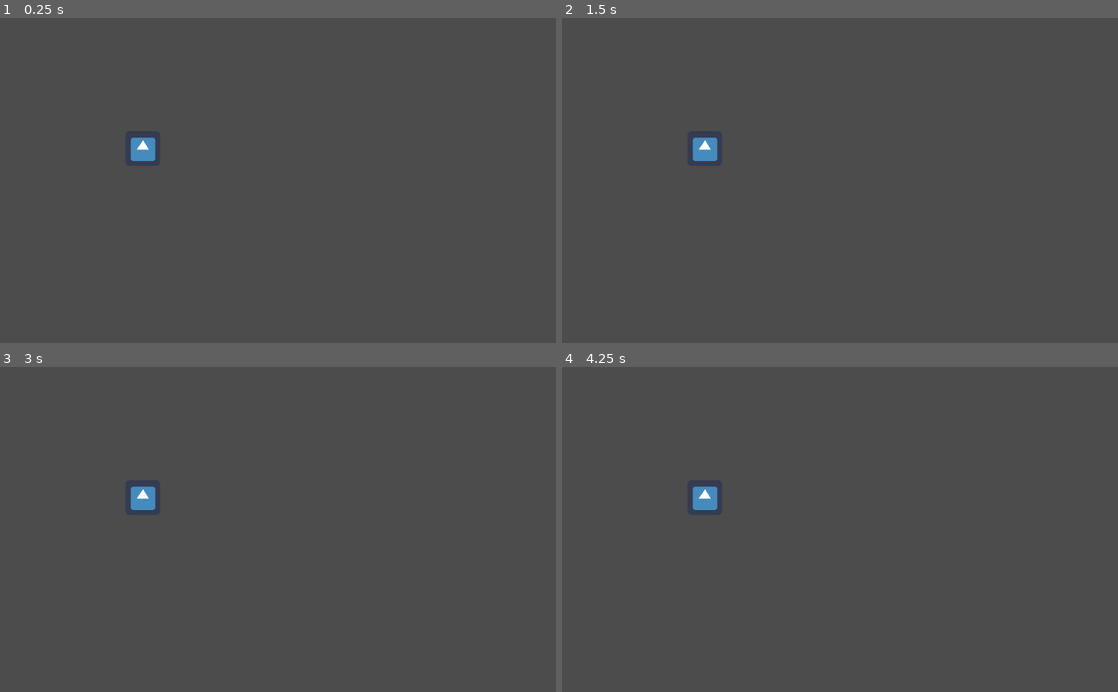
Above: before the commit, frames 1-4 (two rows, left to right).
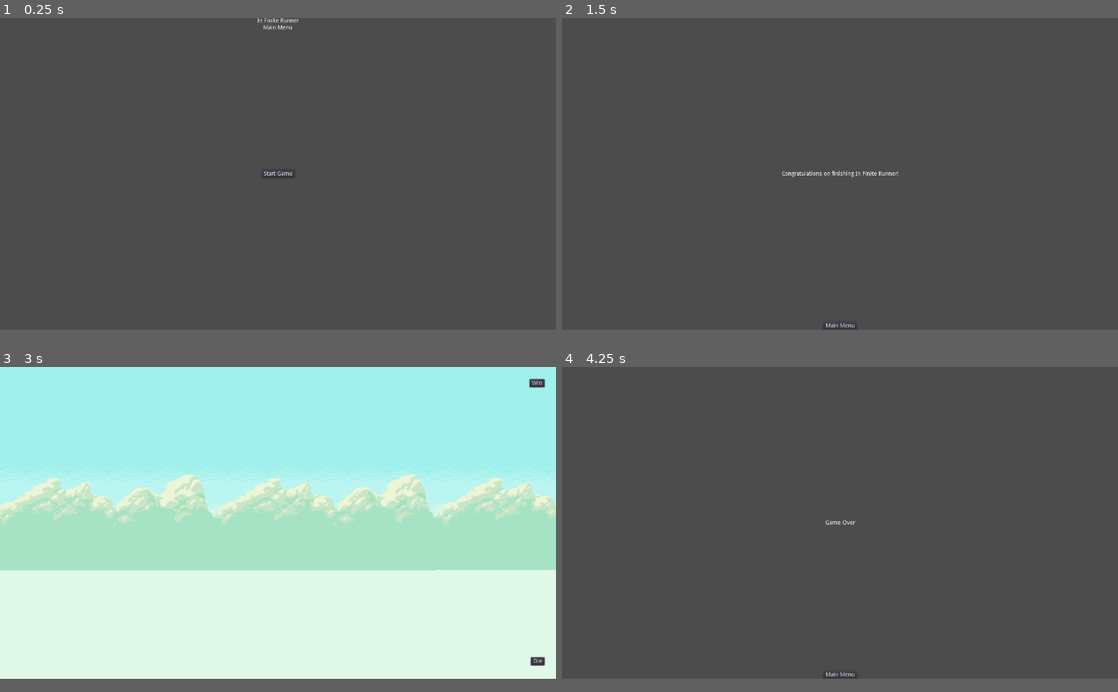
Above: after the commit, the same moments.

Repository: CaptainStack/in-finite-runner
Game: Godot game, scene res://main.tscn
Two runs of this game, one before a commit and one after it. Both use one fixed random seed, a clock stepped at 60 frames per second and the inputs below. Before the commit the project has no main scene; this scene is started directly in both runs. The engine's default icon, where the game draws it, is replaced by a stand-in: a white triangle on a blue panel in a dark square.
Inputs (mouse positions are in pixels of both pictures, inside the frame that each line leads up to):
- Up to frame 1 (0.25 s): no input
- Up to frame 2 (1.5 s): click (840, 180) at 0.5 s, where only the run after the commit has a clickable "Start Game"; click (1101, 34) at 1.25 s, where only the run after the commit has a clickable "Win"
- Up to frame 3 (3 s): click (278, 688) at 2 s, where only the run after the commit has a clickable "Main Menu"; click (278, 529) at 2.75 s, where only the run after the commit has a clickable "Start Game"
- Up to frame 4 (4.25 s): click (1101, 672) at 3.5 s, where only the run after the commit has a clickable "Die"
The window is 800x468 before the commit and 800x449 after it. Grey fills any space a smaller window leaves; there, only what the larger window draws over its background counts as a difference.

The runs differ from the first frame. In frame 1, 0.4% of the frame differs, in the area x 23-54%, y 0-50%; in frame 2, 0.5%; in frame 3, 96%, in the area x 0-100%, y 0-96%; in frame 4, 0.4%.

Commit message:
Add basic gameflow/menu structure

Diff:
--- /dev/null
+++ b/failure.gd
@@ -0,0 +1,15 @@
+extends CanvasLayer
+
+# class member variables go here, for example:
+# var a = 2
+# var b = "textvar"
+
+func _ready():
+	# Called when the node is added to the scene for the first time.
+	# Initialization here
+	pass
+
+#func _process(delta):
+#	# Called every frame. Delta is time since last frame.
+#	# Update game logic here.
+#	pass
--- /dev/null
+++ b/failure.tscn
@@ -0,0 +1,45 @@
+[gd_scene load_steps=3 format=2]
+
+[ext_resource path="res://failure.gd" type="Script" id=1]
+[ext_resource path="res://main_menu_button.tscn" type="PackedScene" id=2]
+
+[node name="failure" type="CanvasLayer"]
+
+layer = 1
+offset = Vector2( 0, 0 )
+rotation = 0.0
+scale = Vector2( 1, 1 )
+transform = Transform2D( 1, 0, 0, 1, 0, 0 )
+script = ExtResource( 1 )
+
+[node name="Label" type="Label" parent="." index="0"]
+
+anchor_left = 0.5
+anchor_top = 0.5
+anchor_right = 0.5
+anchor_bottom = 0.5
+margin_left = -36.5
+margin_top = -7.0
+margin_right = 36.5
+margin_bottom = 7.0
+rect_pivot_offset = Vector2( 0, 0 )
+rect_clip_content = false
+mouse_filter = 2
+mouse_default_cursor_shape = 0
+size_flags_horizontal = 1
+size_flags_vertical = 4
+text = "Game Over"
+percent_visible = 1.0
+lines_skipped = 0
+max_lines_visible = -1
+
+[node name="main_menu_button" parent="." index="1" instance=ExtResource( 2 )]
+
+anchor_left = 0.5
+anchor_top = 1.0
+anchor_right = 0.5
+anchor_bottom = 1.0
+margin_left = -41.5
+margin_top = -20.0
+margin_right = 41.5
+margin_bottom = 0.0
--- /dev/null
+++ b/game.gd
@@ -0,0 +1,23 @@
+extends Node
+
+# class member variables go here, for example:
+# var a = 2
+# var b = "textvar"
+
+func _ready():
+	# Called when the node is added to the scene for the first time.
+	# Initialization here
+	pass
+
+#func _process(delta):
+#	# Called every frame. Delta is time since last frame.
+#	# Update game logic here.
+#	pass
+
+
+func _on_win_pressed():
+	get_tree().change_scene("res://success.tscn")
+
+
+func _on_die_pressed():
+	get_tree().change_scene("res://failure.tscn")
--- /dev/null
+++ b/game.tscn
@@ -0,0 +1,64 @@
+[gd_scene load_steps=3 format=2]
+
+[ext_resource path="res://game.gd" type="Script" id=1]
+[ext_resource path="res://parallax_background.tscn" type="PackedScene" id=2]
+
+[node name="game" type="Node"]
+
+script = ExtResource( 1 )
+
+[node name="parallax_background" parent="." index="0" instance=ExtResource( 2 )]
+
+[node name="win" type="Button" parent="." index="1"]
+
+anchor_left = 0.0
+anchor_top = 0.0
+anchor_right = 0.0
+anchor_bottom = 0.0
+margin_left = 1301.0
+margin_top = 30.0
+margin_right = 1338.0
+margin_bottom = 50.0
+rect_pivot_offset = Vector2( 0, 0 )
+rect_clip_content = false
+focus_mode = 2
+mouse_filter = 0
+mouse_default_cursor_shape = 0
+size_flags_horizontal = 1
+size_flags_vertical = 1
+toggle_mode = false
+enabled_focus_mode = 2
+shortcut = null
+group = null
+text = "Win"
+flat = false
+align = 1
+
+[node name="die" type="Button" parent="." index="2"]
+
+anchor_left = 0.0
+anchor_top = 0.0
+anchor_right = 0.0
+anchor_bottom = 0.0
+margin_left = 1304.0
+margin_top = 715.0
+margin_right = 1338.0
+margin_bottom = 735.0
+rect_pivot_offset = Vector2( 0, 0 )
+rect_clip_content = false
+focus_mode = 2
+mouse_filter = 0
+mouse_default_cursor_shape = 0
+size_flags_horizontal = 1
+size_flags_vertical = 1
+toggle_mode = false
+enabled_focus_mode = 2
+shortcut = null
+group = null
+text = "Die"
+flat = false
+align = 1
+
+[connection signal="pressed" from="win" to="." method="_on_win_pressed"]
+
+[connection signal="pressed" from="die" to="." method="_on_die_pressed"]
--- /dev/null
+++ b/main.gd
@@ -0,0 +1,19 @@
+extends CanvasLayer
+
+# class member variables go here, for example:
+# var a = 2
+# var b = "textvar"
+
+func _ready():
+	# Called when the node is added to the scene for the first time.
+	# Initialization here
+	pass
+
+#func _process(delta):
+#	# Called every frame. Delta is time since last frame.
+#	# Update game logic here.
+#	pass
+
+
+func _on_Button_pressed():
+	get_tree().change_scene("res://game.tscn")
--- a/main.tscn
+++ b/main.tscn
@@ -1,8 +1,61 @@
 [gd_scene load_steps=2 format=2]
 
-[ext_resource path="res://icon.png" type="Texture" id=1]
+[ext_resource path="res://main.gd" type="Script" id=1]
 
-[node name="icon" type="Sprite" index="0"]
+[node name="main" type="CanvasLayer"]
 
-position = Vector2( 263, 241 )
-texture = ExtResource( 1 )
+layer = 1
+offset = Vector2( 0, 0 )
+rotation = 0.0
+scale = Vector2( 1, 1 )
+transform = Transform2D( 1, 0, 0, 1, 0, 0 )
+script = ExtResource( 1 )
+
+[node name="Label" type="Label" parent="." index="0"]
+
+anchor_left = 0.5
+anchor_top = 0.0
+anchor_right = 0.5
+anchor_bottom = 0.0
+margin_left = -51.0
+margin_right = 51.0
+margin_bottom = 31.0
+rect_pivot_offset = Vector2( 0, 0 )
+rect_clip_content = false
+mouse_filter = 2
+mouse_default_cursor_shape = 0
+size_flags_horizontal = 1
+size_flags_vertical = 4
+text = "In Finite Runner
+Main Menu"
+align = 1
+percent_visible = 1.0
+lines_skipped = 0
+max_lines_visible = -1
+
+[node name="Button" type="Button" parent="." index="1"]
+
+anchor_left = 0.5
+anchor_top = 0.5
+anchor_right = 0.5
+anchor_bottom = 0.5
+margin_left = -41.5
+margin_top = -10.0
+margin_right = 41.5
+margin_bottom = 10.0
+rect_pivot_offset = Vector2( 0, 0 )
+rect_clip_content = false
+focus_mode = 2
+mouse_filter = 0
+mouse_default_cursor_shape = 0
+size_flags_horizontal = 1
+size_flags_vertical = 1
+toggle_mode = false
+enabled_focus_mode = 2
+shortcut = null
+group = null
+text = "Start Game"
+flat = false
+align = 1
+
+[connection signal="pressed" from="Button" to="." method="_on_Button_pressed"]
--- /dev/null
+++ b/main_menu_button.gd
@@ -0,0 +1,19 @@
+extends Button
+
+# class member variables go here, for example:
+# var a = 2
+# var b = "textvar"
+
+func _ready():
+	# Called when the node is added to the scene for the first time.
+	# Initialization here
+	pass
+
+#func _process(delta):
+#	# Called every frame. Delta is time since last frame.
+#	# Update game logic here.
+#	pass
+
+
+func _on_main_menu_button_pressed():
+	get_tree().change_scene("res://main.tscn")
--- /dev/null
+++ b/main_menu_button.tscn
@@ -0,0 +1,29 @@
+[gd_scene load_steps=2 format=2]
+
+[ext_resource path="res://main_menu_button.gd" type="Script" id=1]
+
+[node name="main_menu_button" type="Button"]
+
+anchor_left = 0.0
+anchor_top = 0.0
+anchor_right = 0.0
+anchor_bottom = 0.0
+margin_right = 12.0
+margin_bottom = 20.0
+rect_pivot_offset = Vector2( 0, 0 )
+rect_clip_content = false
+focus_mode = 2
+mouse_filter = 0
+mouse_default_cursor_shape = 0
+size_flags_horizontal = 1
+size_flags_vertical = 1
+toggle_mode = false
+enabled_focus_mode = 2
+shortcut = null
+group = null
+text = "Main Menu"
+flat = false
+align = 1
+script = ExtResource( 1 )
+
+[connection signal="pressed" from="." to="." method="_on_main_menu_button_pressed"]
--- /dev/null
+++ b/parallax_background.tscn
@@ -0,0 +1,72 @@
+[gd_scene load_steps=3 format=2]
+
+[ext_resource path="res://assets/sky.png" type="Texture" id=1]
+[ext_resource path="res://assets/clouds.png" type="Texture" id=2]
+
+[node name="parallax_background" type="ParallaxBackground"]
+
+layer = -1
+offset = Vector2( 0, 0 )
+rotation = 0.0
+scale = Vector2( 1, 1 )
+transform = Transform2D( 1, 0, 0, 1, 0, 0 )
+scroll_offset = Vector2( 0, 0 )
+scroll_base_offset = Vector2( 0, 0 )
+scroll_base_scale = Vector2( 1, 1 )
+scroll_limit_begin = Vector2( 0, 0 )
+scroll_limit_end = Vector2( 0, 0 )
+scroll_ignore_camera_zoom = true
+
+[node name="sky" type="ParallaxLayer" parent="." index="0"]
+
+motion_scale = Vector2( 1, 1 )
+motion_offset = Vector2( 0, 0 )
+motion_mirroring = Vector2( 0, 0 )
+
+[node name="Sprite" type="Sprite" parent="sky" index="0"]
+
+position = Vector2( 0.325195, -2.13025 )
+scale = Vector2( 12.3, 2.6 )
+texture = ExtResource( 1 )
+centered = false
+_sections_unfolded = [ "Animation", "Material", "Offset", "Region", "Transform", "Visibility", "Z Index" ]
+
+[node name="clouds" type="ParallaxLayer" parent="." index="1"]
+
+motion_scale = Vector2( 1, 1 )
+motion_offset = Vector2( 0, 0 )
+motion_mirroring = Vector2( 0, 0 )
+
+[node name="clouds" type="Sprite" parent="clouds" index="0"]
+
+position = Vector2( 254.718, 382.792 )
+texture = ExtResource( 2 )
+_sections_unfolded = [ "Offset" ]
+
+[node name="clouds2" type="Sprite" parent="clouds" index="1"]
+
+position = Vector2( 797.191, 382.524 )
+texture = ExtResource( 2 )
+
+[node name="clouds3" type="Sprite" parent="clouds" index="2"]
+
+position = Vector2( 1340.85, 382.41 )
+texture = ExtResource( 2 )
+
+[node name="sea" type="ParallaxLayer" parent="." index="2"]
+
+motion_scale = Vector2( 1, 1 )
+motion_offset = Vector2( 0, 0 )
+motion_mirroring = Vector2( 0, 0 )
+
+[node name="background" type="ParallaxLayer" parent="." index="3"]
+
+motion_scale = Vector2( 1, 1 )
+motion_offset = Vector2( 0, 0 )
+motion_mirroring = Vector2( 0, 0 )
+
+[node name="foreground" type="ParallaxLayer" parent="." index="4"]
+
+motion_scale = Vector2( 1, 1 )
+motion_offset = Vector2( 0, 0 )
+motion_mirroring = Vector2( 0, 0 )
--- a/project.godot
+++ b/project.godot
@@ -11,7 +11,14 @@
 [application]
 
 config/name="in-finite-runner"
+run/main_scene="res://main.tscn"
 config/icon="res://icon.png"
+
+[display]
+
+window/size/width=1366
+window/size/height=768
+window/size/resizable=false
 
 [rendering]
 
--- /dev/null
+++ b/success.tscn
@@ -0,0 +1,43 @@
+[gd_scene load_steps=2 format=2]
+
+[ext_resource path="res://main_menu_button.tscn" type="PackedScene" id=1]
+
+[node name="success" type="CanvasLayer" index="0"]
+
+layer = 1
+offset = Vector2( 0, 0 )
+rotation = 0.0
+scale = Vector2( 1, 1 )
+transform = Transform2D( 1, 0, 0, 1, 0, 0 )
+
+[node name="Label" type="Label" parent="." index="0"]
+
+anchor_left = 0.5
+anchor_top = 0.5
+anchor_right = 0.5
+anchor_bottom = 0.5
+margin_left = -143.5
+margin_top = -7.0
+margin_right = 143.5
+margin_bottom = 7.0
+rect_pivot_offset = Vector2( 0, 0 )
+rect_clip_content = false
+mouse_filter = 2
+mouse_default_cursor_shape = 0
+size_flags_horizontal = 1
+size_flags_vertical = 4
+text = "Congratulations on finishing In Finite Runner!"
+percent_visible = 1.0
+lines_skipped = 0
+max_lines_visible = -1
+
+[node name="main_menu_button" parent="." index="1" instance=ExtResource( 1 )]
+
+anchor_left = 0.5
+anchor_top = 1.0
+anchor_right = 0.5
+anchor_bottom = 1.0
+margin_left = -41.5
+margin_top = -20.0
+margin_right = 41.5
+margin_bottom = 0.0
Binary file added: assets/clouds.png
Not shown, added: assets/clouds.png.import
Binary file added: assets/far-grounds.png
Not shown, added: assets/far-grounds.png.import
Binary file added: assets/sea.png
Not shown, added: assets/sea.png.import
Binary file added: assets/sky.png
Not shown, added: assets/sky.png.import
Binary file added: assets/tileset.png
Not shown, added: assets/tileset.png.import
Not shown, added: export_presets.cfg
Binary file added: in-finite-runner.png
(and 6 more such lines)
